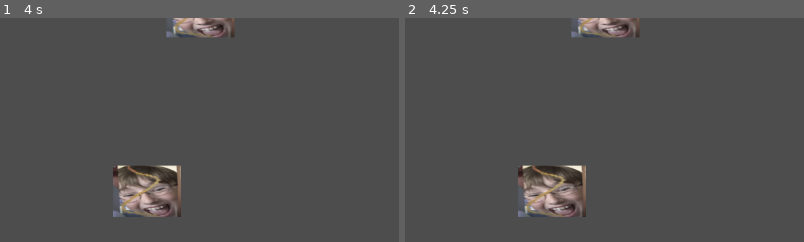
Above: before the commit, frames 1-2 (left to right).
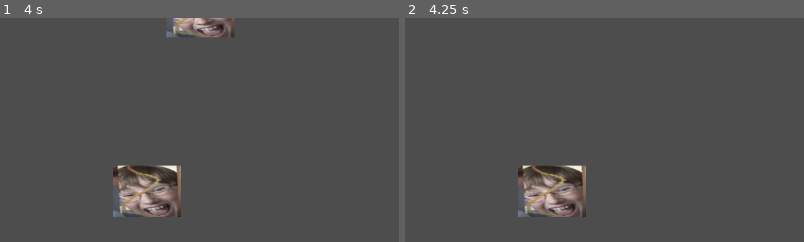
Above: after the commit, the same moments.

Repository: arrowira/shopJam
Game: Godot game, scene res://main.tscn
Same seed, same stepped clock (60 frames per second), same inputs: the game is played once before the commit and once after it.
Inputs:
- Up to frame 1 (4 s): tap Enter at 0.5, 2, 3.5 s; hold W (up) 0.53-2.03 s; tap Space at 1.25, 2.75 s; hold D (left) 2.03-3.53 s; hold S (down) from 3.53 s (still down)
- Up to frame 2 (4.25 s): keep holding S (down)
The pictures show only the part of the screen within x 1-51%, y 0-50%; the shares and areas given below are measured in that part.

Frame 1 is identical in both runs. In frame 2, 1.0% of the frame differs, in the area x 41-59%, y 0-9%.

Commit message:
edible eating

Diff:
--- a/new-game-project/edible_small.tscn
+++ b/new-game-project/edible_small.tscn
@@ -6,7 +6,7 @@
 [sub_resource type="RectangleShape2D" id="RectangleShape2D_r1t2f"]
 size = Vector2(98, 71)
 
-[node name="edibleSmall" type="Area2D"]
+[node name="edibleSmall" type="Area2D" groups=["edible"]]
 script = ExtResource("1_r1t2f")
 
 [node name="Sprite2D" type="Sprite2D" parent="."]
--- a/new-game-project/player.gd
+++ b/new-game-project/player.gd
@@ -1,6 +1,8 @@
 extends CharacterBody2D
 
 @export var speed = 20
+
+var size = 0
 
 const SPEED = 300.0
 const JUMP_VELOCITY = -400.0
@@ -15,4 +17,7 @@
 
 
 func _on_eat_box_area_entered(area: Area2D) -> void:
-	print(area)
+	if area.is_in_group("edible"):
+		size += area.getValue()
+		print(size)
+		area.queue_free()
